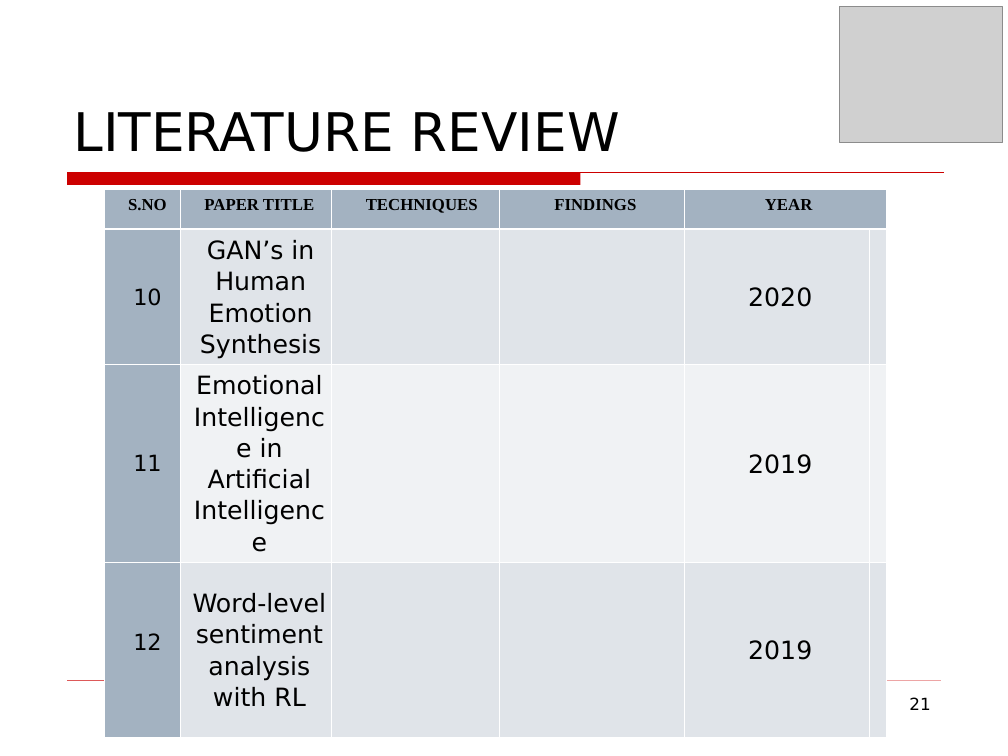
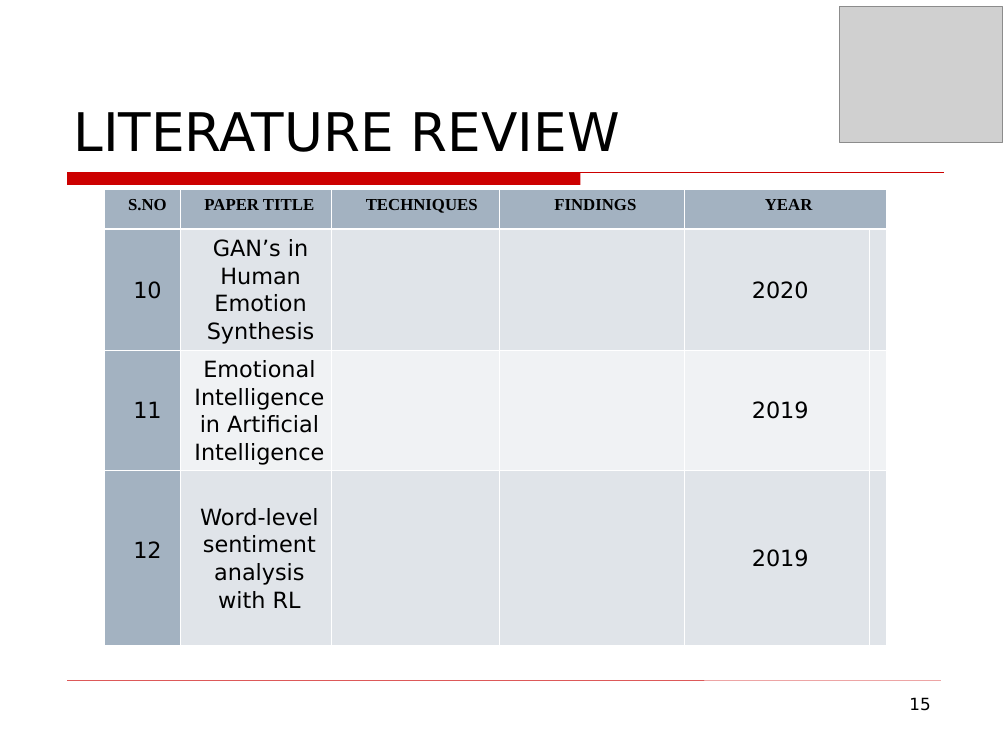
Before and after one commit to mohitlabs/Research, a slide deck: slide 15 of Emotionally Intelligent Machines(EIM's) & Sentiment Synthesis based on Ancient Vedic Astrology/Conference Paper.odp (slide 21 before the commit). Drawn at 1008x756 pixels with LibreOffice and Linux fonts; fonts in the diff are those of the drawing; grey boxes stand for pictures; background and template pictures are left out. Boxes give left, top, right and bottom in pixels: in the first picture for what was removed or moved away, otherwise in the second. Text is boxed around its words. In the diff, an @@ line names an element or a change of style, - is before the commit and + after.

```diff
--- a/Emotionally Intelligent Machines(EIM's) & Sentiment Synthesis based on Ancient Vedic Astrology/Conference Paper.odp
+++ b/Emotionally Intelligent Machines(EIM's) & Sentiment Synthesis based on Ancient Vedic Astrology/Conference Paper.odp
@@ table at (105,190,877,640) @@
@@ size 18 to 16 pt in "GAN’s in Human Emotion Synthesis", "2020", "Emotional Intelligence in Artificial Intelligence", "2019" and 2 more places @@
@@ page number at (909,697,930,711): text changed @@
-21
+15
```
Also in this commit, not shown: 7 other slides changed, 3 slides added, 6 slides removed, 2 other files.
